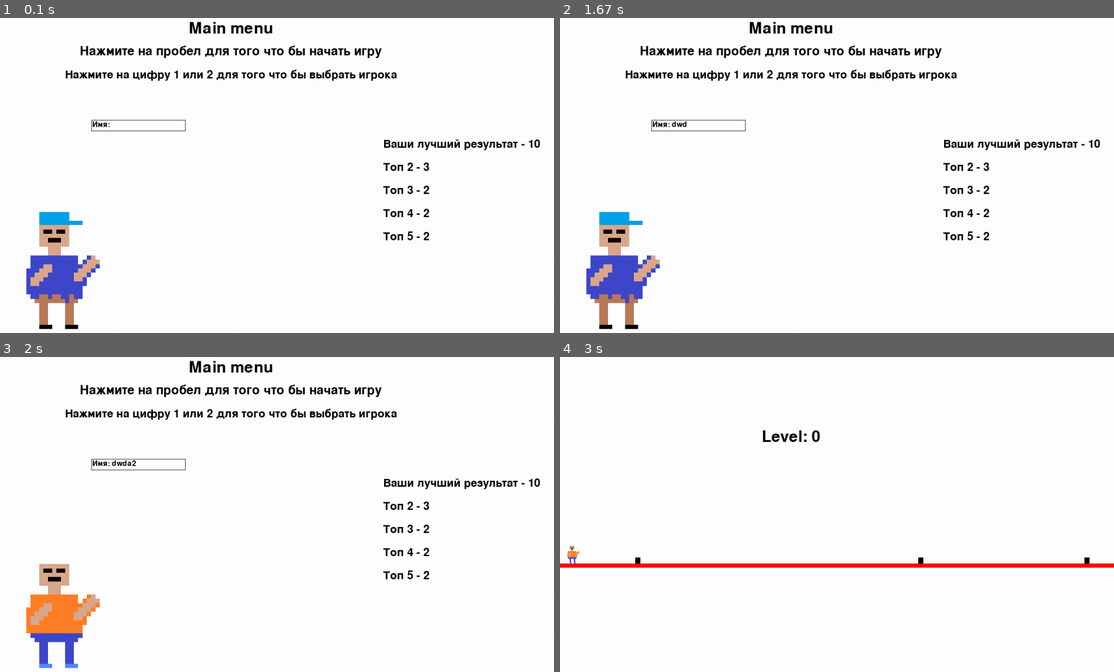
Above: before the commit, frames 1-4 (two rows, left to right).
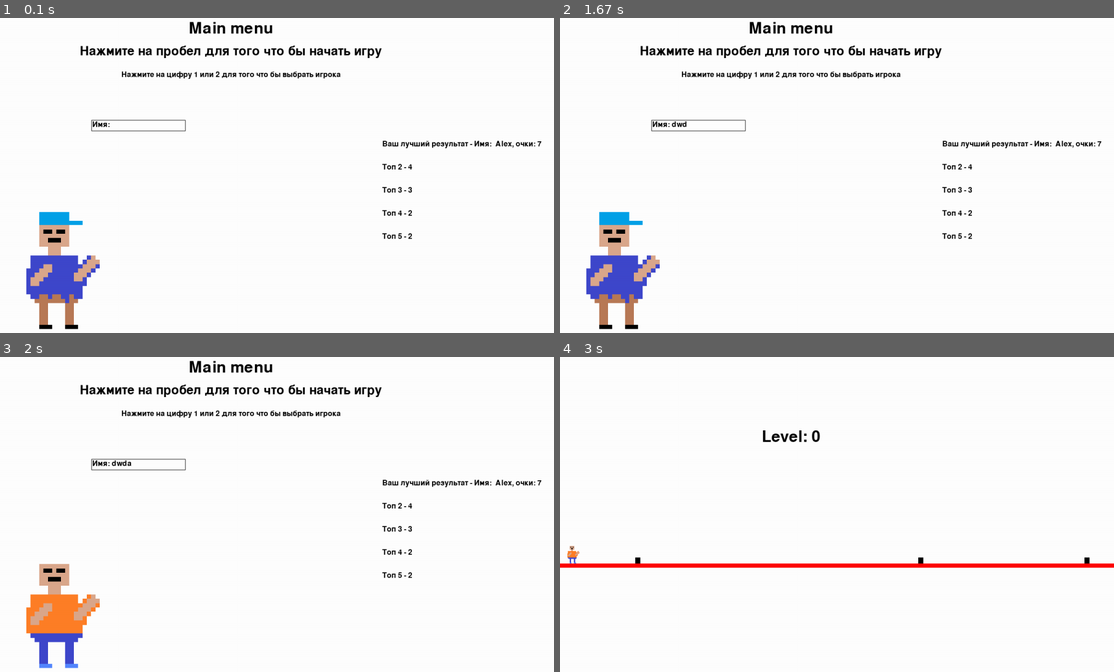
Above: after the commit, the same moments.

Repository: Alex5200/PygameJumpmen
Game: pygame game, started from main.py
The game is run twice, just before and just after one commit, with the same random seed, the same clock (stepped at 60 frames per second) and the same inputs.
Inputs:
- Up to frame 1 (0.1 s): no input
- Up to frame 2 (1.67 s): hold D 0.33-0.8 s; hold W 0.83-1.13 s; hold D 1.17-1.63 s
- Up to frame 3 (2 s): hold A from 1.67 s (still down); tap 2 at 1.82 s
- Up to frame 4 (3 s): release A at 2.2 s; hold A 2.23-2.63 s; tap Space at 2.67 s

The runs differ from the first frame. In frame 1, 1.9% of the frame differs, in the area x 11-98%, y 16-71%; in frame 2, 1.9%; in frame 3, 1.9%; in frame 4, nothing differs.

Commit message:
final game

Diff:
--- a/WorkDatabase.py
+++ b/WorkDatabase.py
@@ -9,7 +9,8 @@
             try:
                 self.Cursos.execute("CREATE TABLE players(id, time, score, name)")
             except:
-                print("err create dataBase")
+                print("null")
+
 
     def input_data(self, scores, NAME):
         with sqlite3.connect('./DataBase/scorePlayer.db') as db:
@@ -21,13 +22,26 @@
             ]
             print(value)
             Cursos.executemany("INSERT INTO players(time, score, name) VALUES(?, ?, ?)", value)
+    def output(self):
+        self.Cursos.execute("SELECT MAX(score) FROM players LIMIT 4")
+        fetchAll = self.Cursos.fetchall()
+        return fetchAll
+    def output_max_score_name(self):
+        self.Cursos.execute(f"SELECT MAX(score), id, name FROM players")
+        fetchAll = self.Cursos.fetchall()
+        fetchName = fetchAll[0][2]
+        return fetchName
 
     def output_data(self):
-        self.Cursos.execute(f"SELECT score FROM players")
-        arrFatching = []
+        self.Cursos.execute(f"SELECT score, id, name FROM players")
+        array_fatching = []
         fetchAll = self.Cursos.fetchall()
         for el in fetchAll:
-            arrFatching.append(int(el[0]))
-        return sorted(arrFatching, reverse=True)
+            array_fatching.append(int(el[0]))
+        sorted_arr = sorted(array_fatching, reverse=True)
+
+        return sorted(array_fatching, reverse=True)
+
 
 db = Database()
+print(db.output())
--- /dev/null
+++ b/draw.py
@@ -0,0 +1 @@
+import pygame
--- a/main.py
+++ b/main.py
@@ -12,6 +12,12 @@
 H = 800
 screen = pygame.display.set_mode((W, H))
 pygame.display.set_caption("Jumpmen")
+
+
+db = Database()
+input_box = InputBox
+menus = Menu()
+
 
 def draw_line_obstacle(draw_random_obstacle1, draw_random_obstacle2, draw_random_obstacle3):
     pygame.draw.line(screen, (0, 0, 0),
@@ -34,24 +40,24 @@
 
 
 def run():
-    db = Database()
-    input_box = InputBox
-    scoregame = 0
-    menus = Menu()
     random_obstacle_1 = random_object(100, 400)
     random_obstacle_2 = random_object(500, 800)
     random_obstacle_3 = random_object(1000, 1200)
 
+    text_input_box = ""
+
+    jump_player = 478
+    jump_player_press = 420
+    scoregame = 0
+
     position_player = 0
     close_main_menu = False
     player_skin = "1"
-    text_input_box = ""
 
     def end_game(in_score_game):
         db.input_data(in_score_game, text_input_box)
 
-    jump_player = 478
-    jump_player_press = 420
+
     while True:
 
         # Передовать экран, текущю позицию, прыжок игрока, текущий скин
@@ -64,17 +70,17 @@
         start_position_y = (jump_player + 45) >= 520
 
         # Логика столкновения с препядствием
-        if player_coordinate_x == random_obstacle_1 and start_position_y:
+        if player_coordinate_x >= random_obstacle_1 and player_coordinate_x <= random_obstacle_1 + 10 and start_position_y:
             end_game(scoregame)
             close_main_menu = False
             scoregame = 0
             position_player = 0
-        elif player_coordinate_x == random_obstacle_2 and start_position_y:
+        elif player_coordinate_x == random_obstacle_2 and player_coordinate_x <= random_obstacle_2 + 10 and start_position_y:
             end_game(scoregame)
             close_main_menu = False
             scoregame = 0
             position_player = 0
-        elif player_coordinate_x == random_obstacle_3 and start_position_y:
+        elif player_coordinate_x == random_obstacle_3 and player_coordinate_x <= random_obstacle_3 + 10 and start_position_y:
             end_game(scoregame)
             close_main_menu = False
             scoregame = 0
@@ -96,7 +102,8 @@
                     if event.key == pygame.K_BACKSPACE:
                         text_input_box = text_input_box[:-1]
                     else:
-                        text_input_box += event.unicode
+                        if not (event.unicode == "1" or event.unicode == "2" ):
+                            text_input_box += event.unicode
 
                     if event.key == pygame.K_1:
                         player_skin = "1"
--- a/menu.py
+++ b/menu.py
@@ -9,16 +9,17 @@
     def __init__(self):
         Db = Database()
         self.maxScore = Db.output_data()
+        self.max_score_name = Db.output_max_score_name()
 
         self.text_surface = None
         self.font1 = pygame.font.SysFont('freesanbold.ttf', 50)
         self.font2 = pygame.font.SysFont('freesanbold.ttf', 40)
-        self.font3 = pygame.font.SysFont('freesanbold.ttf', 35)
+        self.font3 = pygame.font.SysFont('freesanbold.ttf', 24)
 
         self.text1 = self.font1.render('Main menu', True, (0, 0, 0))
         self.text2 = self.font2.render('Нажмите на пробел для того что бы начать игру', True, (0, 0, 0))
         self.text3 = self.font3.render('Нажмите на цифру 1 или 2 для того что бы выбрать игрока', True, (0, 0, 0))
-        self.text4 = self.font3.render('Ваши лучший результат - ' + str(self.maxScore[0]), True, (0, 0, 0))
+        self.text4 = self.font3.render('Ваш лучший результат - Имя: '+ str(self.max_score_name)+", очки: " + str(self.maxScore[0]), True, (0, 0, 0))
         self.text5 = self.font3.render('Топ 2 - ' + str(self.maxScore[2]), True, (0, 0, 0))
         self.text6 = self.font3.render('Топ 3 - ' + str(self.maxScore[3]), True, (0, 0, 0))
         self.text7 = self.font3.render('Топ 4 - ' + str(self.maxScore[4]), True, (0, 0, 0))
@@ -46,6 +47,8 @@
 
 
     def output(self, screen):
+        Db = Database()
+        self.maxScore = Db.output_data()
         screen.blit(self.text1, self.textRect1)
         screen.blit(self.text2, self.textRect2)
         screen.blit(self.text3, self.textRect3)
Binary file changed: DataBase/scorePlayer.db
